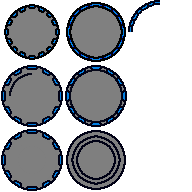
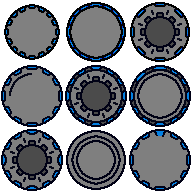
Comparing the layer stacks of the two 192x192 images. Changes:
showed "saucer_Details copy #6", painted on it over [10, 10, 182, 184]
showed "saucer_Details copy #2", painted on it over [10, 12, 180, 182]
painted on "saucer" over [4, 0, 191, 191]
